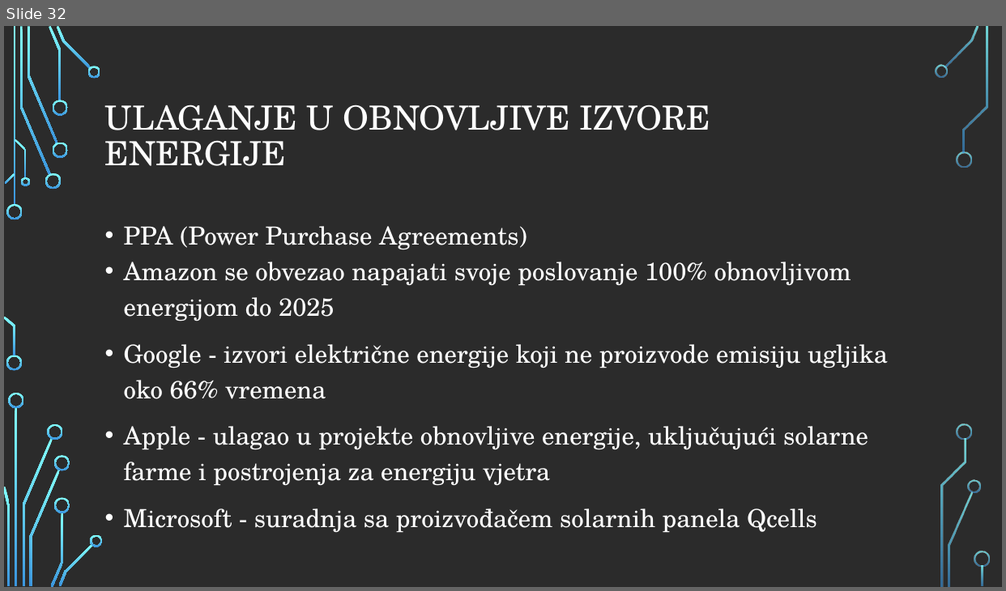
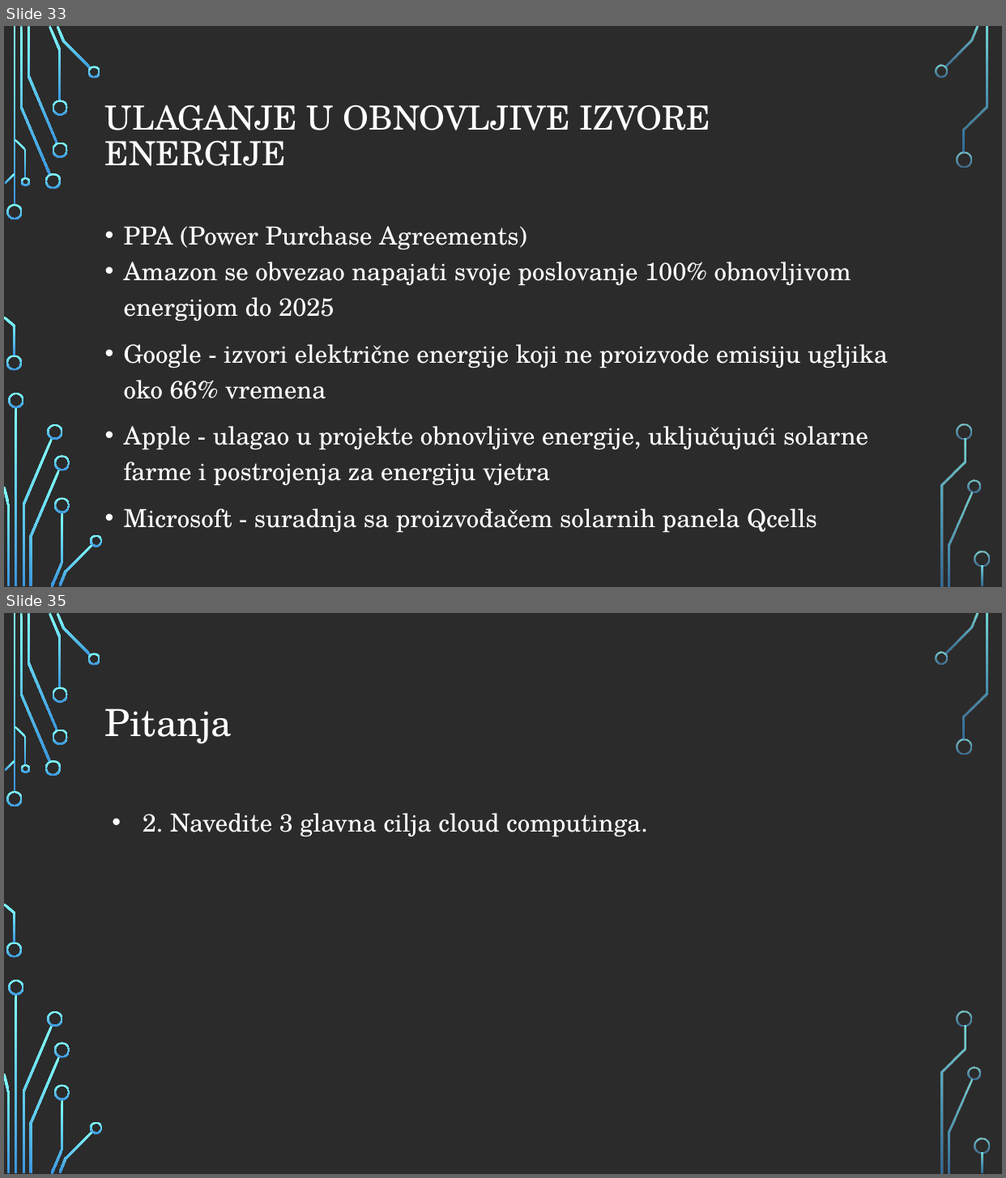
Before and after one commit to MatteoPlisic/Se, a slide deck: Green coding ppt (2).pptx. Shown one above the other, each under a label of ours: slide 32 before the commit, slides 33 and 35 after it; the slides between them are not shown. The pictures are 1006x591 and 1006x1178 pixels, drawn with LibreOffice and Linux fonts; fonts in the diff are those of the drawing; background and template pictures are left out; a plain dark background stands for a picture behind light text. Boxes give left, top, right and bottom in pixels: in the first picture for what was removed or moved away, otherwise in the second. Text is boxed around its words. In the diff, an @@ line names an element or a change of style, - is before the commit and + after.

```diff
--- a/Green coding ppt (2).pptx
+++ b/Green coding ppt (2).pptx
@@ slide 35 added at (4,613,1002,1174), background picture (left out); not listed: 36 template elements that a slide beside it also shows @@
@@ title added at (105,709,232,744), 36 pt, text #FFFFFF @@
+Pitanja
@@ text added at (143,813,648,837), 24 pt, text #FFFFFF @@
+• 2. Navedite 3 glavna cilja cloud computinga.
@@ what was slide 32 is now slide 33 @@
```
Also in this commit, not shown: 4 slides changed, 5 other slides added.
